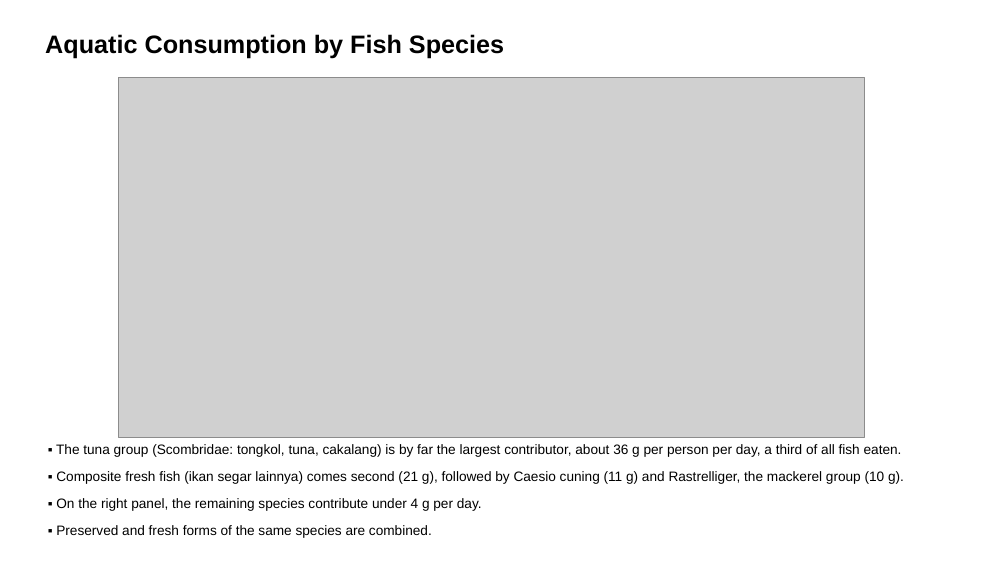
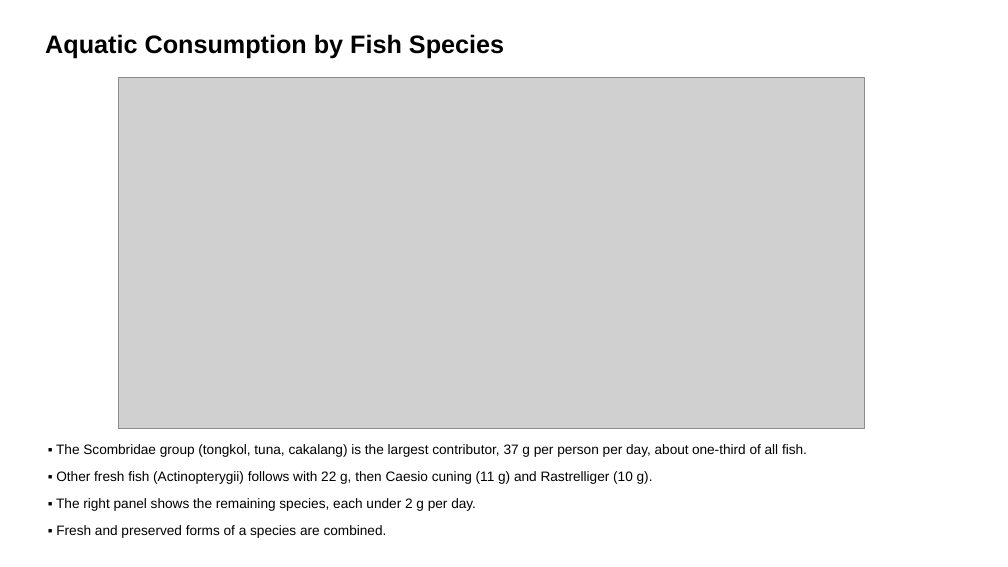
Before and after one commit to Lelsler/north_maluku, a slide deck: slide 6 of figures/north_maluku_consumption.pptx. Drawn at 1008x567 pixels with LibreOffice and Linux fonts; fonts in the diff are those of the drawing; grey boxes stand for pictures. Boxes give left, top, right and bottom in pixels: in the first picture for what was removed or moved away, otherwise in the second. Text is boxed around its words. In the diff, an @@ line names an element or a change of style, - is before the commit and + after.

```diff
--- a/figures/north_maluku_consumption.pptx
+++ b/figures/north_maluku_consumption.pptx
@@ picture resized from (x1=119, y1=77, x2=864, y2=437) to (x1=119, y1=77, x2=864, y2=429) @@
@@ text at (x1=56, y1=444, x2=807, y2=538): text changed @@
-▪ The tuna group (Scombridae: tongkol, tuna, cakalang) is by far the largest contributor, about 36 g per person per day, a third of all fish eaten.
-▪ Composite fresh fish (ikan segar lainnya) comes second (21 g), followed by Caesio cuning (11 g) and Rastrelliger, the mackerel group (10 g).
-▪ On the right panel, the remaining species contribute under 4 g per day.
-▪ Preserved and fresh forms of the same species are combined.
+▪ The Scombridae group (tongkol, tuna, cakalang) is the largest contributor, 37 g per person per day, about one-third of all fish.
+▪ Other fresh fish (Actinopterygii) follows with 22 g, then Caesio cuning (11 g) and Rastrelliger (10 g).
+▪ The right panel shows the remaining species, each under 2 g per day.
+▪ Fresh and preserved forms of a species are combined.
```
Also in this commit, not shown: 8 other slides changed, 2 slides added, 10 other files.
